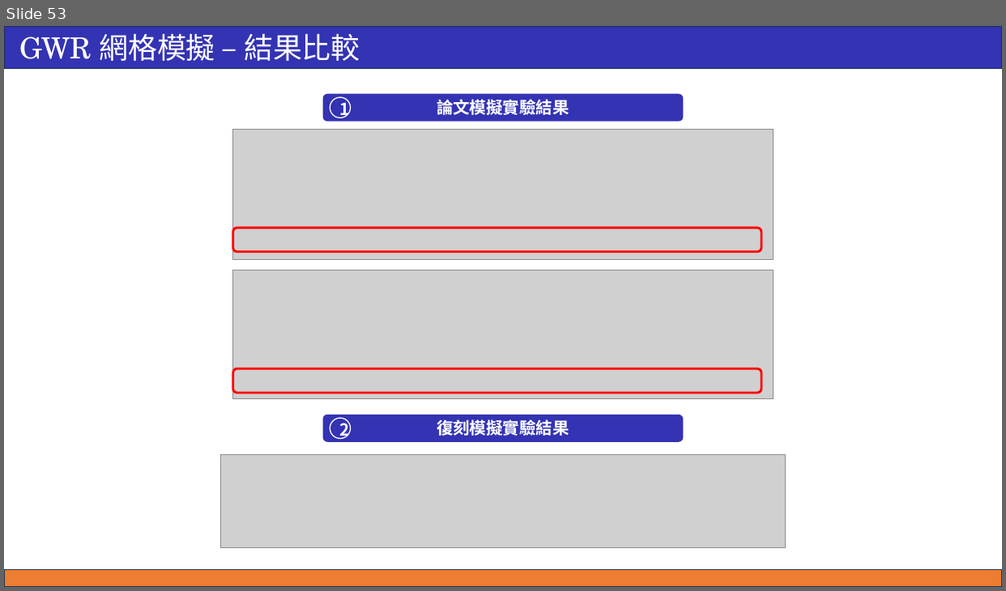
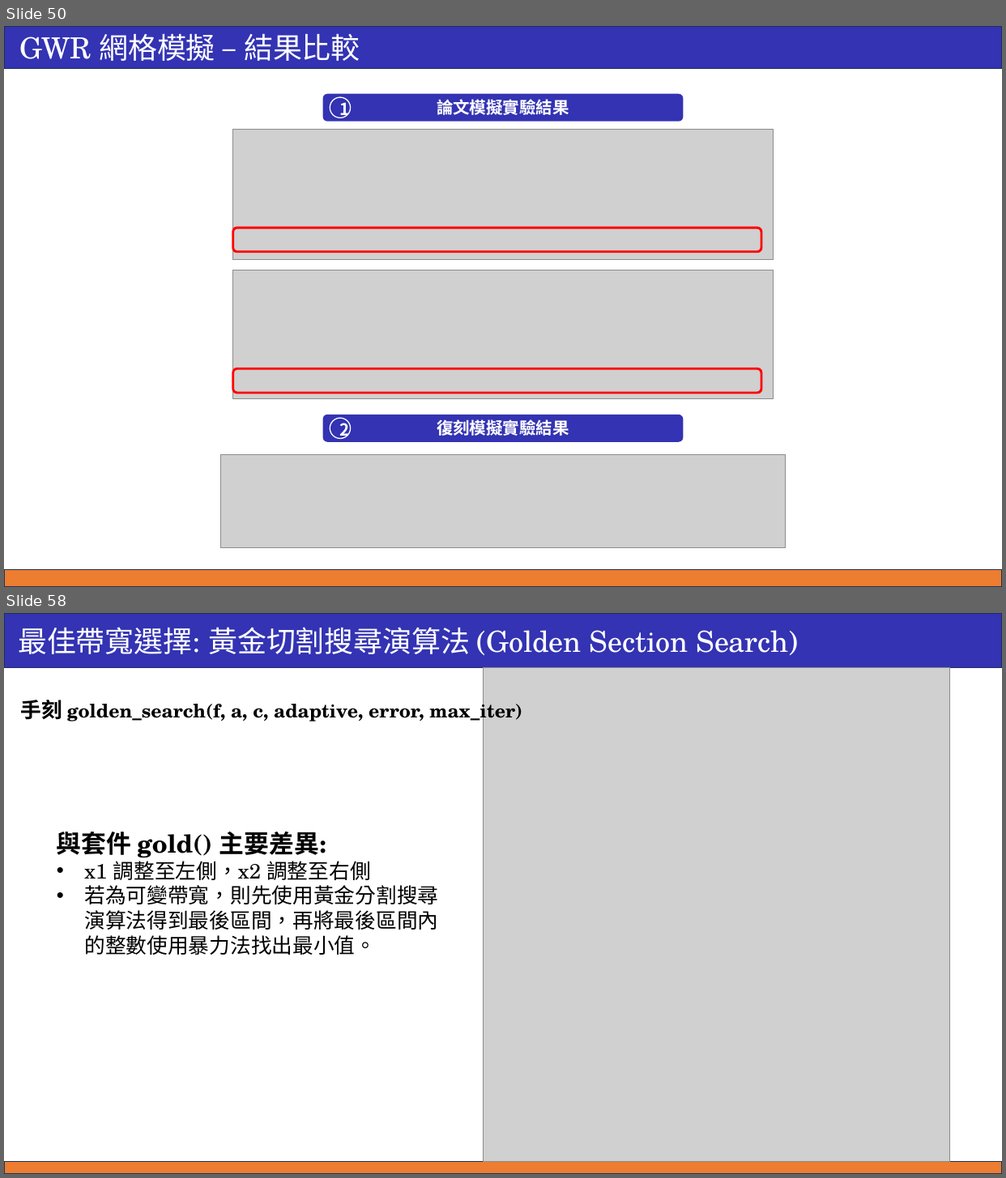
Before and after one commit to ricki0313/GWR_hw, a slide deck: theory_01/report/GWR_report_01.pptx. Shown one above the other, each under a label of ours: slide 53 before the commit, slides 50 and 58 after it; the slides between them are not shown. The pictures are 1006x591 and 1006x1178 pixels, drawn with LibreOffice and Linux fonts; fonts in the diff are those of the drawing; grey boxes stand for pictures; background and template pictures are left out. Boxes give left, top, right and bottom in pixels: in the first picture for what was removed or moved away, otherwise in the second. Text is boxed around its words. In the diff, an @@ line names an element or a change of style, - is before the commit and + after.

Commit message:
golden_0730

```diff
--- a/theory_01/report/GWR_report_01.pptx
+++ b/theory_01/report/GWR_report_01.pptx
@@ slide 58 added at [4,613,1002,1174], background #FFFFFF @@
@@ rectangle added at [4,613,1002,667], fill #3333B3, outline #1E3256 1 pt, 28 pt, text #FFFFFF @@
+最佳帶寬選擇: 黃金切割搜尋演算法 (Golden Section Search)
@@ picture added at [484,667,950,1162] @@
@@ text added at [21,698,522,724], 18 pt, text #000000, bold @@
+手刻 golden_search(f, a, c, adaptive, error, max_iter)
@@ text added at [57,832,438,955], 20 pt, text #000000 @@
+與套件 gold() 主要差異:
+• x1 調整至左側，x2 調整至右側
+• 若為可變帶寬，則先使用黃金分割搜尋演算法得到最後區間，再將最後區間內的整數使用暴力法找出最小值。
@@ rectangle added at [4,1162,1002,1174], fill #ED7D31, outline #1E3256 1 pt @@
@@ what was slide 53 is now slide 50 @@
```
Also in this commit, not shown: 4 slides changed, 4 other slides added.
